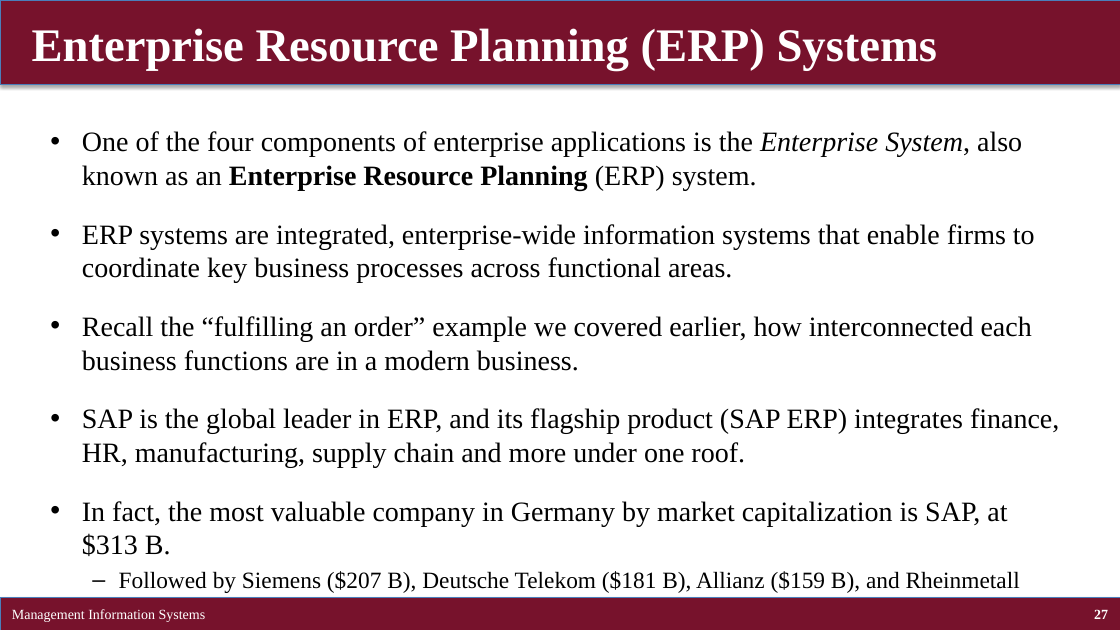
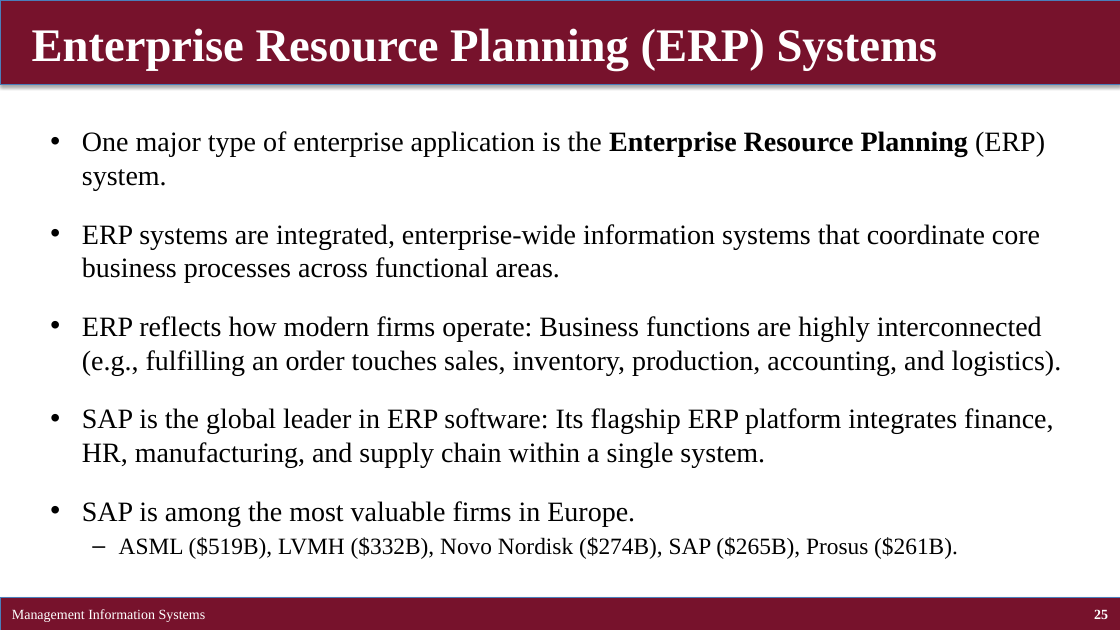
Before and after one commit to brianhwpark/brianhwpark.github.io, a slide deck: slide 25 of files/teaching-resources/concordiacollege-busn-315/busn-315-lecture-note/busn315-ch02.pptx (slide 27 before the commit). Drawn at 1120x630 pixels with LibreOffice and Linux fonts; fonts in the diff are those of the drawing. Boxes give left, top, right and bottom in pixels: in the first picture for what was removed or moved away, otherwise in the second. Text is boxed around its words. In the diff, an @@ line names an element or a change of style, - is before the commit and + after.

```diff
--- a/files/teaching-resources/concordiacollege-busn-315/busn-315-lecture-note/busn315-ch02.pptx
+++ b/files/teaching-resources/concordiacollege-busn-315/busn-315-lecture-note/busn315-ch02.pptx
@@ text at bbox=[82, 131, 1062, 559]: text changed @@
-• One of the four components of enterprise applications is the Enterprise System, also known as an Enterprise Resource Planning (ERP) system.
-• ERP systems are integrated, enterprise-wide information systems that enable firms to coordinate key business processes across functional areas.
-• Recall the “fulfilling an order” example we covered earlier, how interconnected each business functions are in a modern business.
-• SAP is the global leader in ERP, and its flagship product (SAP ERP) integrates finance, HR, manufacturing, supply chain and more under one roof.
-• In fact, the most valuable company in Germany by market capitalization is SAP, at $313 B.
-  – Followed by Siemens ($207 B), Deutsche Telekom ($181 B), Allianz ($159 B), and Rheinmetall ($91 B).
+• One major type of enterprise application is the Enterprise Resource Planning (ERP) system.
+• ERP systems are integrated, enterprise-wide information systems that coordinate core business processes across functional areas.
+• ERP reflects how modern firms operate: Business functions are highly interconnected (e.g., fulfilling an order touches sales, inventory, production, accounting, and logistics).
+• SAP is the global leader in ERP software: Its flagship ERP platform integrates finance, HR, manufacturing, and supply chain within a single system.
+• SAP is among the most valuable firms in Europe.
+  – ASML ($519B), LVMH ($332B), Novo Nordisk ($274B), SAP ($265B), Prosus ($261B).
@@ page number at bbox=[1094, 609, 1108, 619]: text changed @@
-27
+25
```
Also in this commit, not shown: 40 other slides changed, 6 slides added, 4 slides removed, 9 other files.
